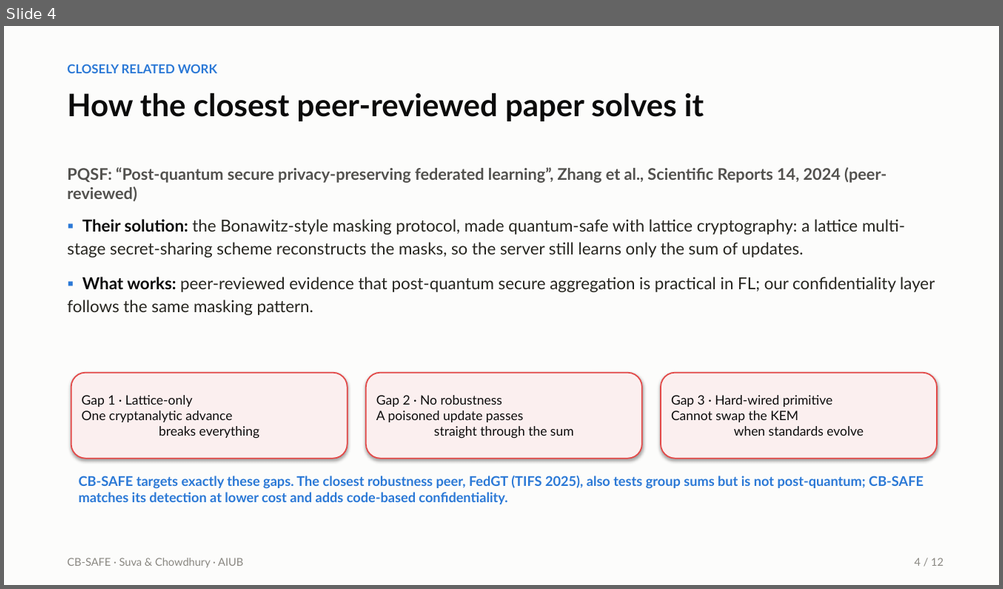
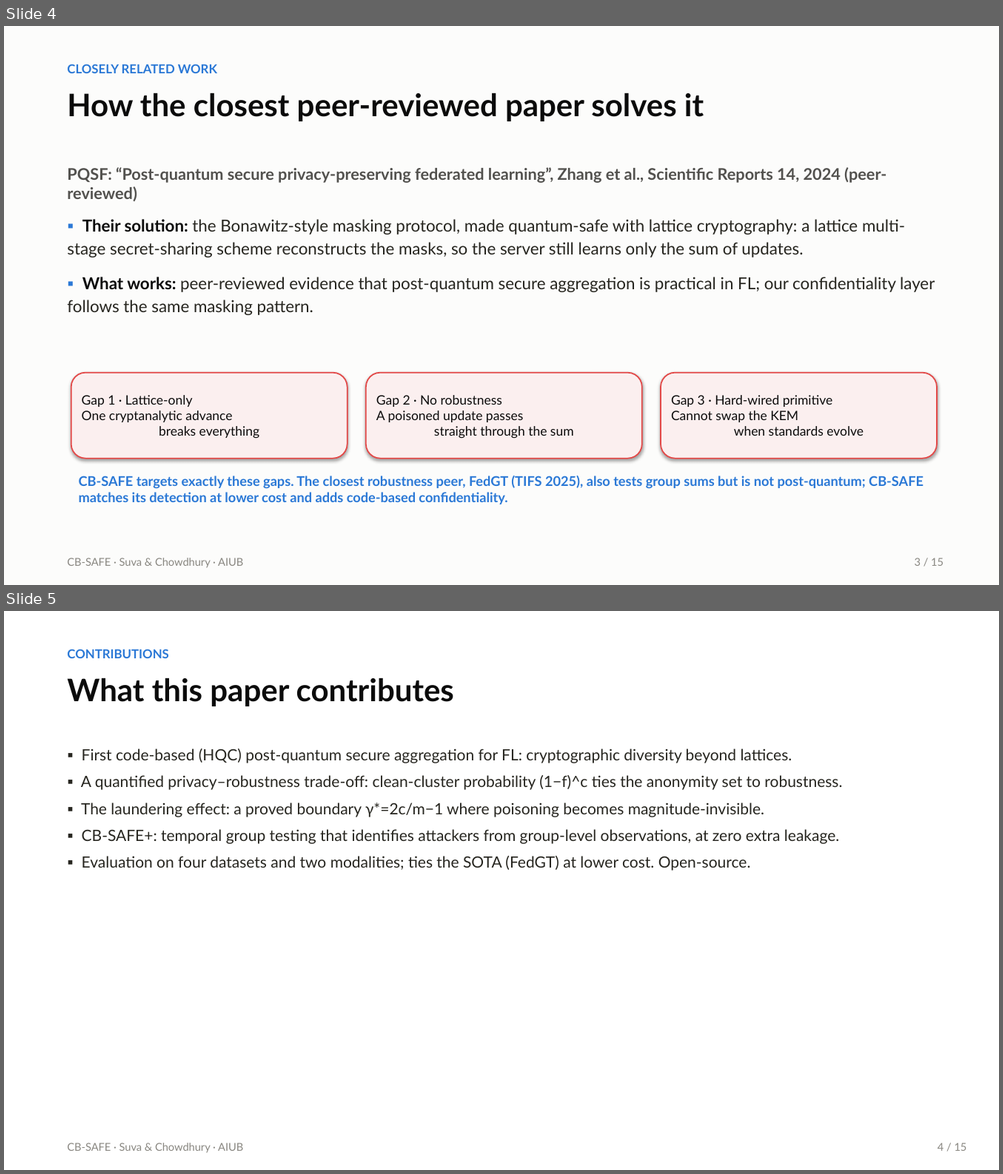
Before and after one commit to wshuv-o/cb-safe-draft, a slide deck: paper/cbsafe_slides.pptx. Shown one above the other, each under a label of ours: slide 4 before the commit, slides 4 and 5 after it. The pictures are 1003x589 and 1003x1174 pixels, drawn with LibreOffice and Linux fonts; fonts in the diff are those of the drawing. Boxes give left, top, right and bottom in pixels: in the first picture for what was removed or moved away, otherwise in the second. Text is boxed around its words. In the diff, an @@ line names an element or a change of style, - is before the commit and + after.

```diff
--- a/paper/cbsafe_slides.pptx
+++ b/paper/cbsafe_slides.pptx
@@ slide 5 added at box(4, 611, 999, 1170), background #FFFFFF @@
@@ text added at box(67, 649, 168, 658), 12 pt, text #2A78D6, bold @@
+CONTRIBUTIONS
@@ text added at box(67, 678, 454, 706), 30 pt, text #0B0B0B, bold @@
+What this paper contributes
@@ text added at box(81, 749, 842, 871), 15 pt, text #26251F @@
+▪ First code-based (HQC) post-quantum secure aggregation for FL: cryptographic diversity beyond lattices.
+▪ A quantified privacy–robustness trade-off: clean-cluster probability (1−f)^c ties the anonymity set to robustness.
+▪ The laundering effect: a proved boundary γ*=2c/m−1 where poisoning becomes magnitude-invisible.
+▪ CB-SAFE+: temporal group testing that identifies attackers from group-level observations, at zero extra leakage.
+▪ Evaluation on four datasets and two modalities; ties the SOTA (FedGT) at lower cost. Open-source.
@@ text added at box(67, 1143, 243, 1153), 10.5 pt, text #898781 @@
+CB-SAFE · Suva & Chowdhury · AIUB
@@ text added at box(937, 1143, 967, 1151), 10.5 pt, text #898781 @@
+4 / 15
@@ slide 4 changed as well @@
@@ text at box(914, 558, 943, 566): text changed @@
-4 / 12
+3 / 15
```
Also in this commit, not shown: 11 other slides changed, 4 other slides added, 2 other files.
